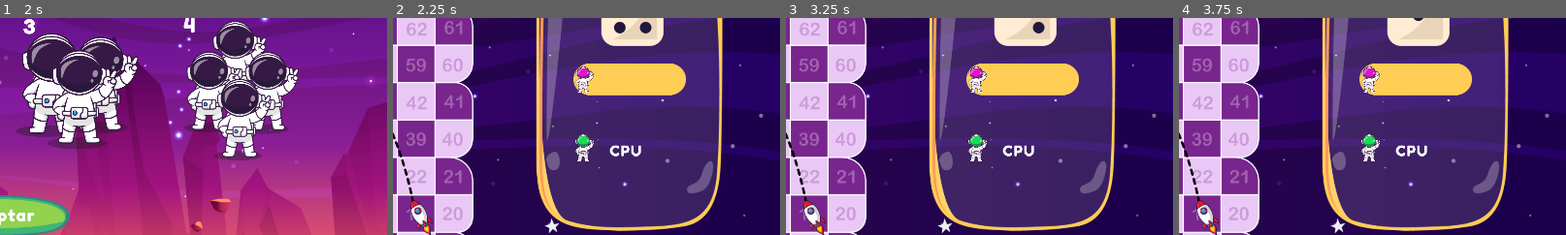
Above: before the commit, frames 1-4 (left to right).
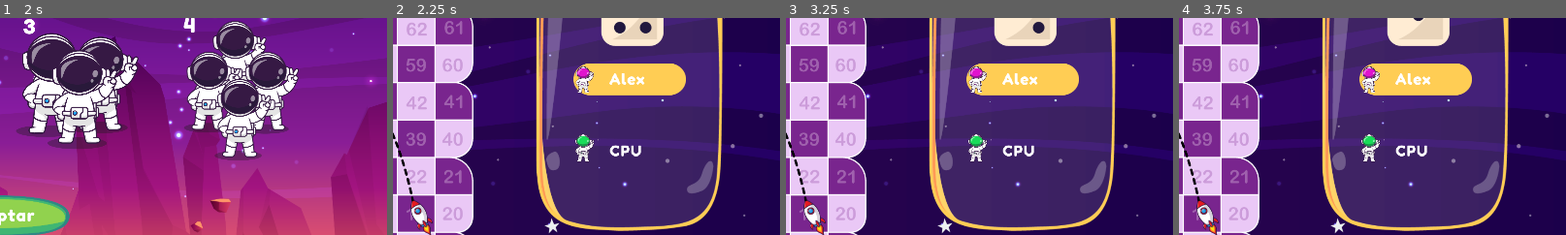
Above: after the commit, the same moments.

Repository: carrilloycardenas/Carrera-espacial
Game: Godot game, scene res://menus/inicio.tscn
Same seed, same stepped clock (60 frames per second), same inputs: the game is played once before the commit and once after it.
Inputs (mouse positions are % of the whole screen's width and height, from its top left):
- Up to frame 1 (2 s): click (51, 70) at 0.5 s; click (19, 65) at 1.27 s; type "Alex" at 1.35 s
- Up to frame 2 (2.25 s): click (50, 80) at 2 s
- Up to frame 3 (3.25 s): click (81, 91) at 2.75 s
- Up to frame 4 (3.75 s): click (86, 9) at 3.5 s
The pictures show only the part of the screen within x 50-100%, y 35-84%; the shares and areas given below are measured in that part.

Frame 1 is identical in both runs. In frame 2, 0.3% of the frame differs, in the area x 55-65%, y 25-31%; in frame 3, 0.3%; in frame 4, 0.3%.

Commit message:
Se coloca nombre de jugador

Diff:
--- a/project.godot
+++ b/project.godot
@@ -13,6 +13,10 @@
 config/name="Carrera-espacial"
 run/main_scene="res://menus/inicio.tscn"
 config/icon="res://icon.png"
+
+[autoload]
+
+Nombre="*res://scripts/nombre.gd"
 
 [display]
 
--- /dev/null
+++ b/scripts/nombre.gd
@@ -0,0 +1,16 @@
+extends Node
+
+
+# Declare member variables here. Examples:
+# var a = 2
+# var b = "text"
+var nombre = '';
+
+# Called when the node enters the scene tree for the first time.
+func _ready():
+	pass # Replace with function body.
+
+
+# Called every frame. 'delta' is the elapsed time since the previous frame.
+#func _process(delta):
+#	pass
--- a/scripts/numJuga.gd
+++ b/scripts/numJuga.gd
@@ -1,8 +1,5 @@
 extends Node
 
-
-
-var nombre = '';
 
 func _on_btnpopupSalir_pressed():
 	get_node("Hover-seleccionjugadores").visible = true
@@ -18,8 +15,8 @@
 
 
 func _on_TextureButton_pressed():
-	nombre = get_node("txtNombre").text
-	if nombre.is_valid_identifier():
+	Nombre.nombre = get_node("txtNombre").text
+	if Nombre.nombre.is_valid_identifier():
 		print("String contains only letters")
 		get_tree().change_scene("res://tablero/tablero.tscn")
 	else:
--- a/scripts/tablero.gd
+++ b/scripts/tablero.gd
@@ -10,12 +10,10 @@
 var player = 0
 var currPos = [[580.8,505.6],[602.133,505.6]]
 var player_name = 'Hola'
-const varnombre = preload("res://scripts/numJuga.gd")
-var nombre = varnombre.new()
 var preguntas = {}
 # Called when the node enters the scene tree for the first time.
 func _ready():
-	player_name = nombre.nombre
+	player_name = Nombre.nombre
 	get_node("Fondo-espacio-dado/Hover-turno-jugador1").visible = true
 	get_node("Fondo-espacio-dado/Hover-turno-jugador2").visible = false
 	print(currPos)
